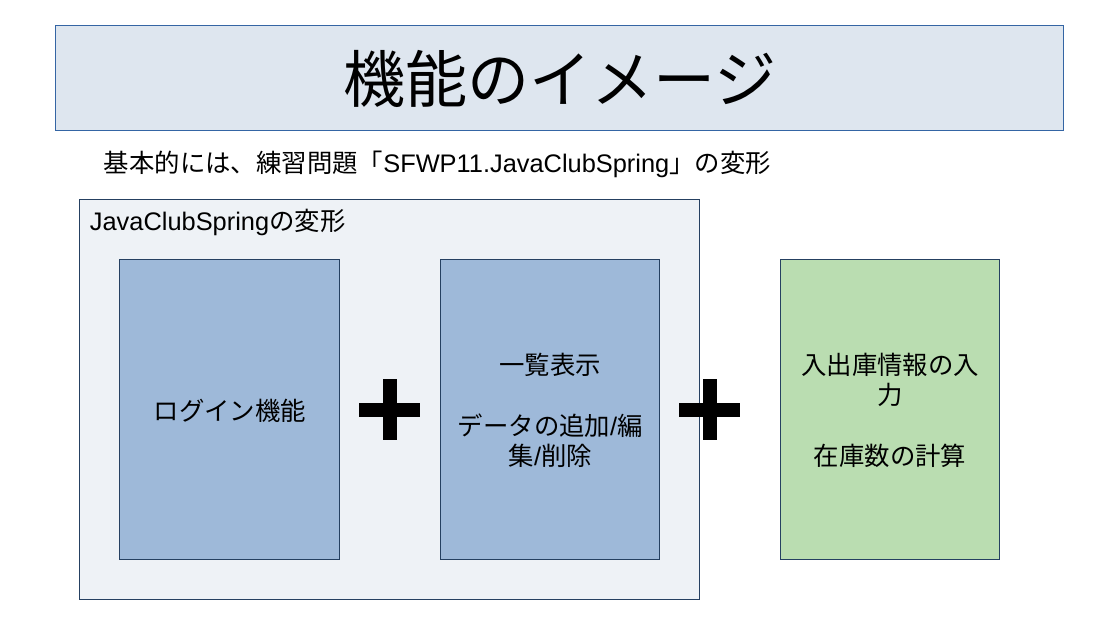
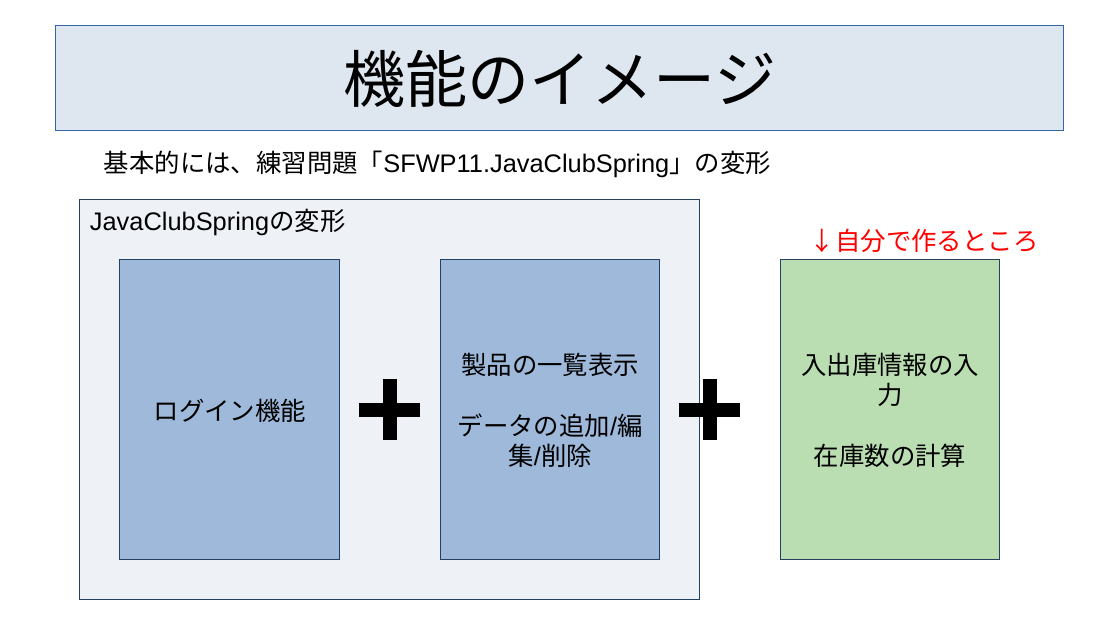
Before and after one commit to roja1988/88_WorkProduct, a slide deck: slide 4 of document/発表用資料.pptx. Drawn at 1120x630 pixels with LibreOffice and Linux fonts; fonts in the diff are those of the drawing. Boxes give left, top, right and bottom in pixels: in the first picture for what was removed or moved away, otherwise in the second. Text is boxed around its words. In the diff, an @@ line names an element or a change of style, - is before the commit and + after.

```diff
--- a/document/発表用資料.pptx
+++ b/document/発表用資料.pptx
@@ text added at bbox=[810, 228, 1039, 252], 18 pt, text #FF0000 @@
+↓自分で作るところ
@@ text in rectangle at bbox=[461, 352, 639, 376]: text changed @@
-一覧表示
+製品の一覧表示
```
Also in this commit, not shown: 4 other slides changed, 1 slide removed, 3 other files.
